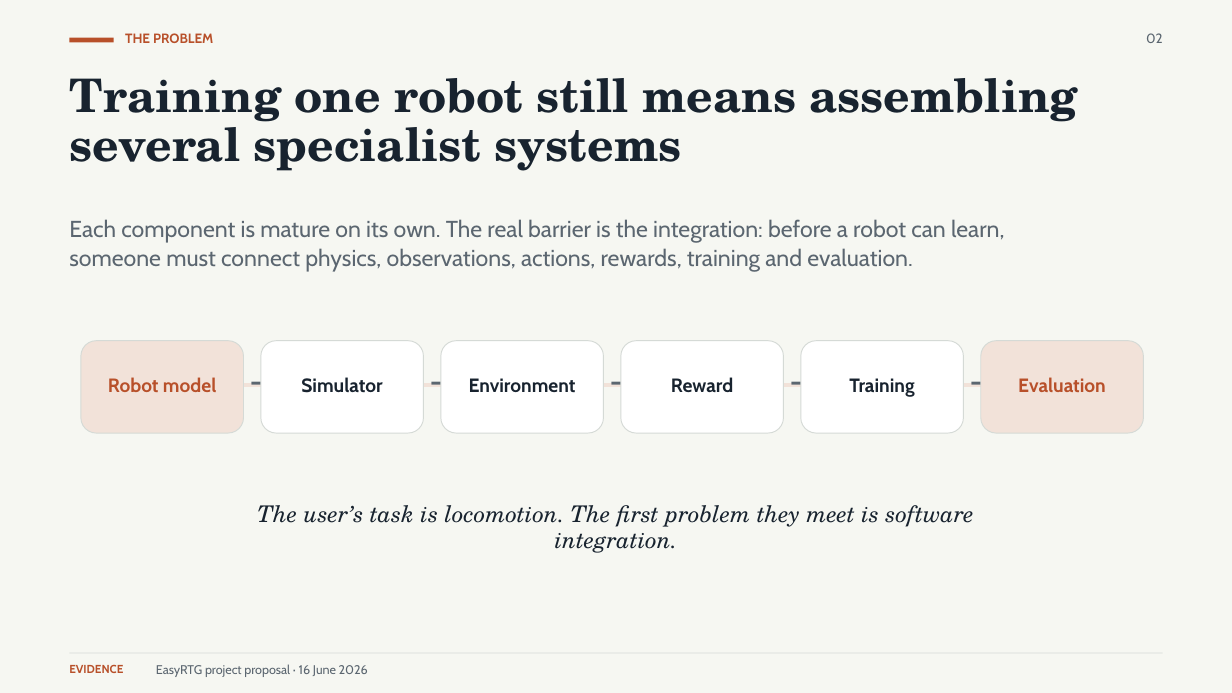
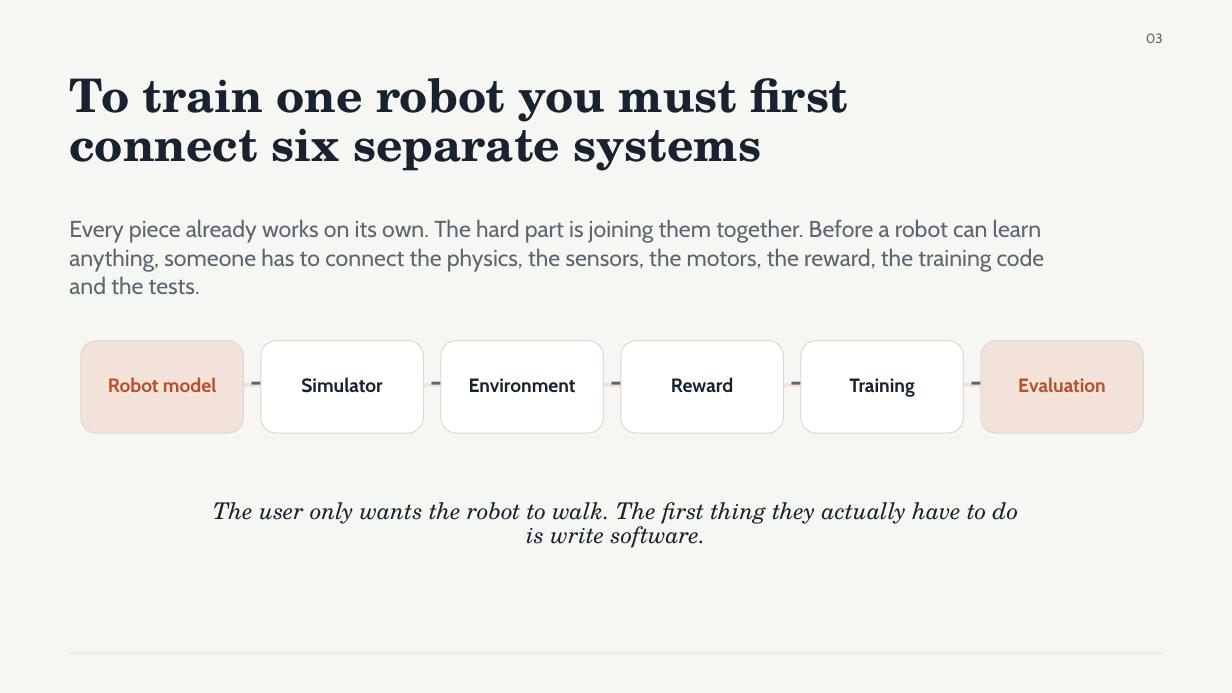
Before and after one commit to shivam675/rl-training-ground, a slide deck: slide 3 of EasyRTG_Final_Submission_Shivam_Chavan.pptx (slide 2 before the commit). Drawn at 1232x693 pixels with LibreOffice and Linux fonts; fonts in the diff are those of the drawing. Boxes give left, top, right and bottom in pixels: in the first picture for what was removed or moved away, otherwise in the second. Text is boxed around its words. In the diff, an @@ line names an element or a change of style, - is before the commit and + after.

```diff
--- a/EasyRTG_Final_Submission_Shivam_Chavan.pptx
+++ b/EasyRTG_Final_Submission_Shivam_Chavan.pptx
@@ rectangle removed at (69,38,114,43) @@
@@ text removed at (125,33,213,43) @@
-THE PROBLEM
@@ text at (1146,33,1163,43): text changed @@
-02
+03
@@ text at (69,78,848,171): text changed @@
-Training one robot still means assembling
-several specialist systems
+To train one robot you must first
+connect six separate systems
@@ text at (69,219,1045,294): text changed @@
-Each component is mature on its own. The real barrier is the integration: before a robot can learn, someone must connect physics, observations, actions, rewards, training and evaluation.
+Every piece already works on its own. The hard part is joining them together. Before a robot can learn anything, someone has to connect the physics, the sensors, the motors, the reward, the training code and the tests.
@@ text at (213,502,1019,548): text changed @@
-The user’s task is locomotion. The first problem they meet is software integration.
+The user only wants the robot to walk. The first thing they actually have to do is write software.
@@ text removed at (69,665,123,673) @@
-EVIDENCE
@@ text removed at (156,664,368,677) @@
-EasyRTG project proposal · 16 June 2026
```
Also in this commit, not shown: 9 other slides changed, 23 slides added, 3 slides removed, 43 other files.
